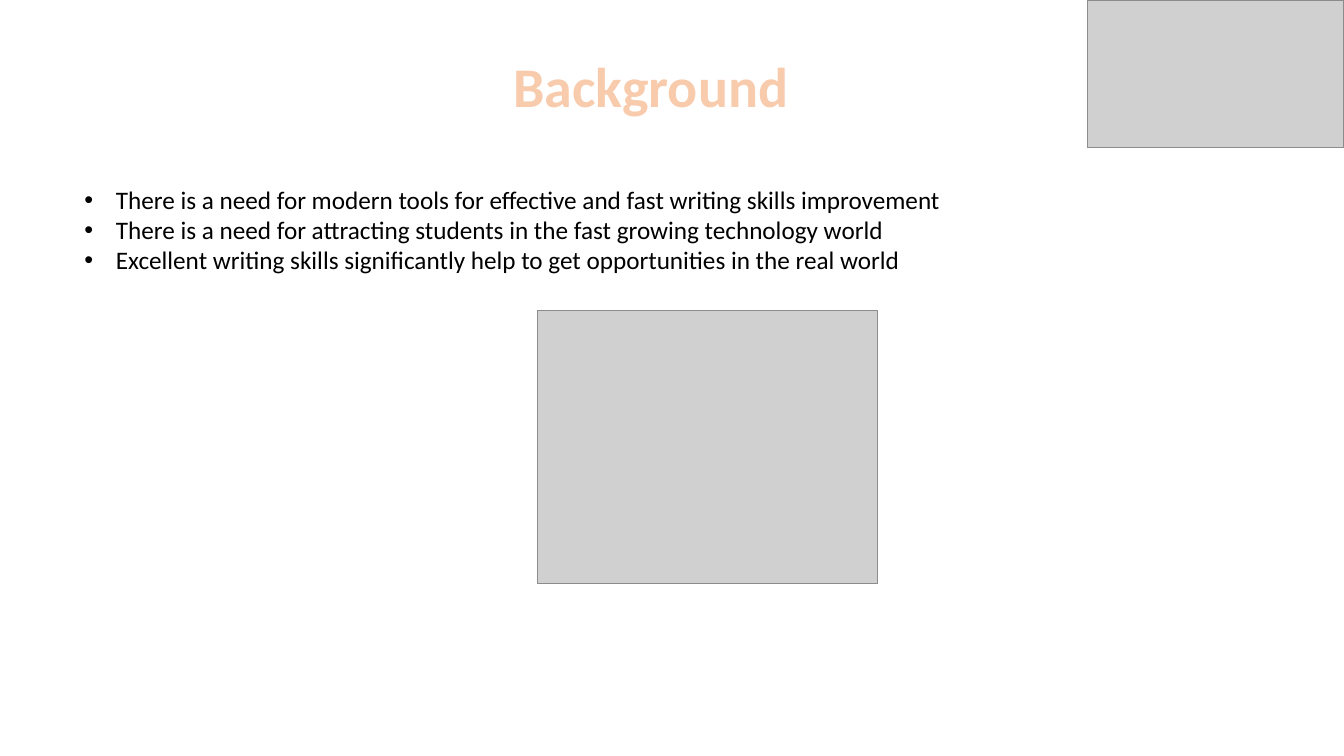
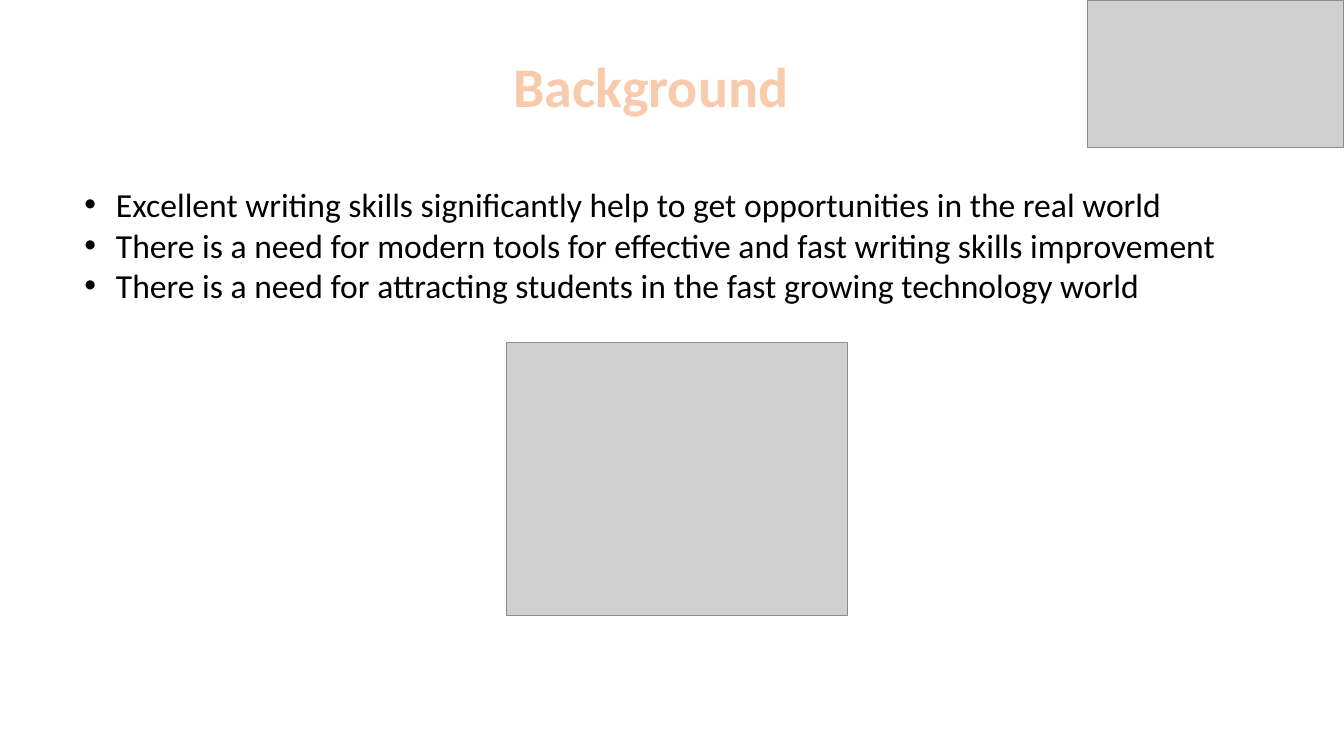
Before and after one commit to roypillar/Michtava, a slide deck: slide 2 of Michtava - Presentation.pptx. Drawn at 1344x756 pixels with LibreOffice and Linux fonts; fonts in the diff are those of the drawing; grey boxes stand for pictures; background and template pictures are left out. Boxes give left, top, right and bottom in pixels: in the first picture for what was removed or moved away, otherwise in the second. Text is boxed around its words. In the diff, an @@ line names an element or a change of style, - is before the commit and + after.

```diff
--- a/Michtava - Presentation.pptx
+++ b/Michtava - Presentation.pptx
@@ text at <box>116,193,1160,223</box>: paragraph added @@
+• Excellent writing skills significantly help to get opportunities in the real world
@@ text at <box>116,234,1215,304</box>: size 18 to 24 pt in "There is a need for modern tools ...", "There is a need for attracting students ..." @@
@@ text at <box>116,251,899,274</box>: paragraph removed @@
-• Excellent writing skills significantly help to get opportunities in the real world
@@ picture: place and size @@
-picture at <box>537,311,878,584</box>
+picture at <box>507,343,848,616</box>
```
Also in this commit, not shown: 8 other slides changed, 1 slide added.
